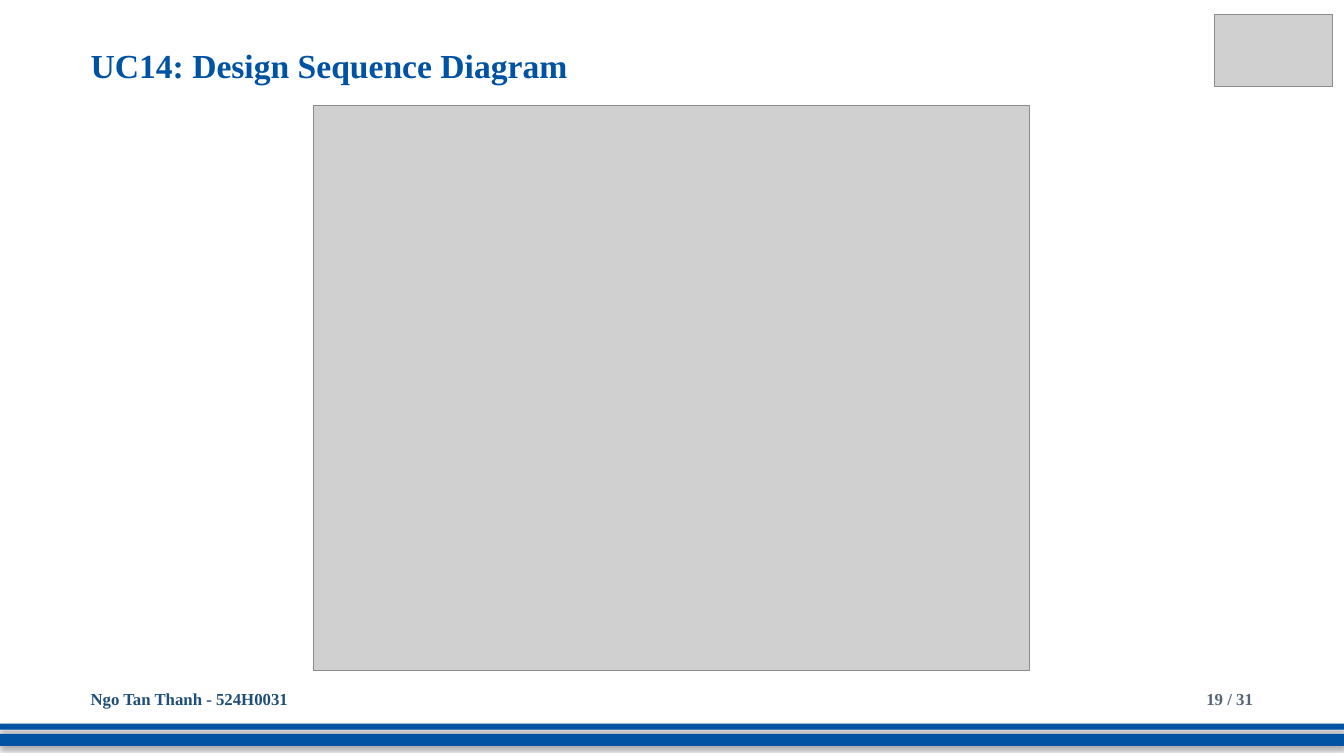
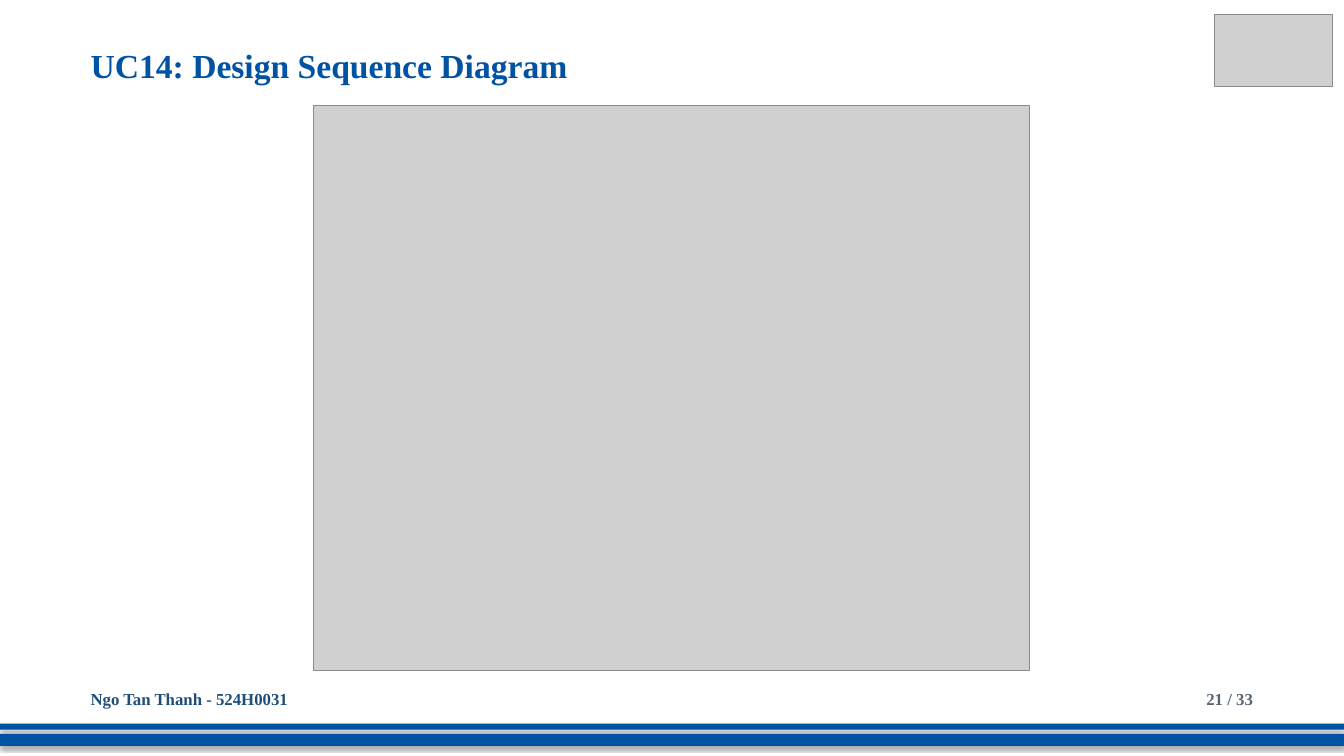
Before and after one commit to DoQuocTrung06/SaigonBite-RAD-TeamF10, a slide deck: slide 21 of Part_2/TeamF10_Presentation_for_SaigonBite.pptx (slide 19 before the commit). Drawn at 1344x756 pixels with LibreOffice and Linux fonts; fonts in the diff are those of the drawing; grey boxes stand for pictures. Boxes give left, top, right and bottom in pixels: in the first picture for what was removed or moved away, otherwise in the second. Text is boxed around its words. In the diff, an @@ line names an element or a change of style, - is before the commit and + after.

```diff
--- a/Part_2/TeamF10_Presentation_for_SaigonBite.pptx
+++ b/Part_2/TeamF10_Presentation_for_SaigonBite.pptx
@@ text at (1206,694,1253,705): text changed @@
-19 / 31
+21 / 33
```
Also in this commit, not shown: 30 other slides changed, 2 slides added.
